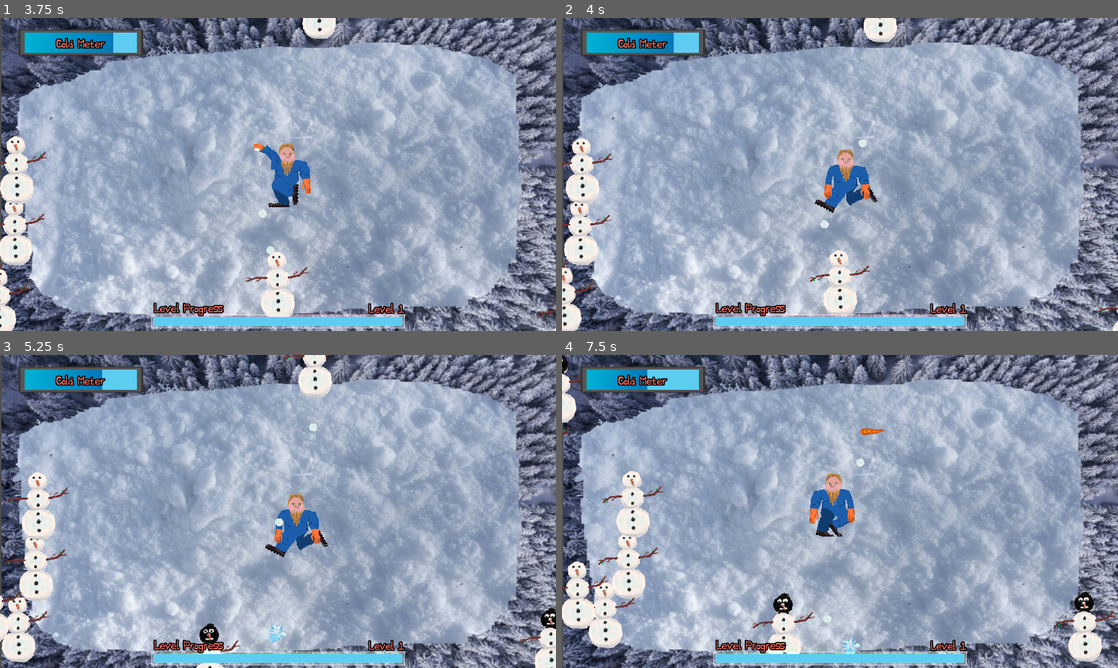
Above: before the commit, frames 1-4 (two rows, left to right).
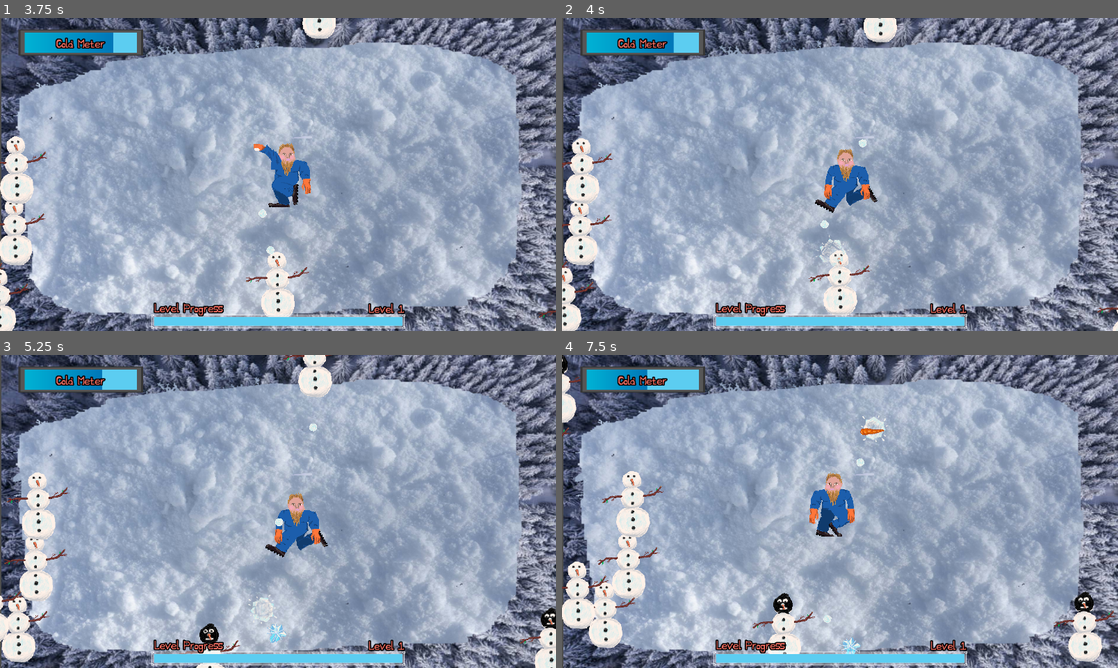
Above: after the commit, the same moments.

Repository: Parker-Vetter/snow-man-brawl
Game: Godot game, scene res://SceneManager/SceneManager.tscn
Same seed, same stepped clock (60 frames per second), same inputs: the game is played once before the commit and once after it. The engine's default icon, where the game draws it, is replaced by a stand-in: a white triangle on a blue panel in a dark square.
Inputs (mouse positions are in pixels of both pictures, inside the frame that each line leads up to):
- Up to frame 1 (3.75 s): click "Start game" at 0.5 s; move the mouse to (400, 158) at 1.27 s; hold Space (Shoot) 1.28-2.03 s; click (400, 158) at 1.42 s; move the mouse to (166, 190) at 2.02 s; tap Space (Shoot) at 2.1, 3.6 s; click (166, 190) at 2.17 s; move the mouse to (333, 105) at 2.77 s; hold Space (Shoot) 2.78-3.53 s; click (333, 105) at 2.92 s; move the mouse to (250, 237) at 3.52 s; click (250, 237) at 3.67 s
- Up to frame 2 (4 s): no input
- Up to frame 3 (5.25 s): move the mouse to (444, 558) at 4.27 s; hold Space (Shoot) 4.28-5.03 s; click (444, 558) at 4.42 s; move the mouse to (111, 464) at 5.02 s; tap Space (Shoot) at 5.1 s; click (111, 464) at 5.17 s
- Up to frame 4 (7.5 s): move the mouse to (867, 511) at 5.77 s; hold Space (Shoot) 5.78-6.53 s; click (867, 511) at 5.92 s; move the mouse to (756, 433) at 6.52 s; tap Space (Shoot) at 6.6 s; click (756, 433) at 6.67 s; move the mouse to (962, 495) at 7.27 s; hold Space (Shoot) from 7.28 s (still down); click (962, 495) at 7.42 s

Frame 1 is identical in both runs. In frame 2, 0.1% of the frame differs, in the area x 45-52%, y 69-80%; in frame 3, 0.1%; in frame 4, 0.2%, in the area x 53-59%, y 19-28%.

Commit message:
Adds snowball impact animation
Adds a visual and audio effect when a snowball hits an enemy.

Adds a reusable animation despawn script.

Updates player script to pass main game reference.

Diff:
--- /dev/null
+++ b/MainGame/Scenes/Impact.tscn
@@ -0,0 +1,78 @@
+[gd_scene format=3 uid="uid://b25d8lbjjwtxl"]
+
+[ext_resource type="Texture2D" uid="uid://dump8ebmgn8s" path="res://MainGame/Assets/snowball_impact_96px.png" id="1_t78ty"]
+[ext_resource type="Script" uid="uid://dxupb3skyil8r" path="res://MainGame/Scenes/despawnAnimationOnFinished.gd" id="2_y4gwv"]
+
+[sub_resource type="AtlasTexture" id="AtlasTexture_y4gwv"]
+atlas = ExtResource("1_t78ty")
+region = Rect2(0, 0, 96, 96)
+
+[sub_resource type="AtlasTexture" id="AtlasTexture_fijhi"]
+atlas = ExtResource("1_t78ty")
+region = Rect2(96, 0, 96, 96)
+
+[sub_resource type="AtlasTexture" id="AtlasTexture_fssgm"]
+atlas = ExtResource("1_t78ty")
+region = Rect2(192, 0, 96, 96)
+
+[sub_resource type="AtlasTexture" id="AtlasTexture_sywsm"]
+atlas = ExtResource("1_t78ty")
+region = Rect2(288, 0, 96, 96)
+
+[sub_resource type="AtlasTexture" id="AtlasTexture_oht2x"]
+atlas = ExtResource("1_t78ty")
+region = Rect2(384, 0, 96, 96)
+
+[sub_resource type="AtlasTexture" id="AtlasTexture_a5nqx"]
+atlas = ExtResource("1_t78ty")
+region = Rect2(480, 0, 96, 96)
+
+[sub_resource type="AtlasTexture" id="AtlasTexture_eul4x"]
+atlas = ExtResource("1_t78ty")
+region = Rect2(576, 0, 96, 96)
+
+[sub_resource type="AtlasTexture" id="AtlasTexture_1cq3b"]
+atlas = ExtResource("1_t78ty")
+region = Rect2(672, 0, 96, 96)
+
+[sub_resource type="SpriteFrames" id="SpriteFrames_42nno"]
+animations = [{
+"frames": [{
+"duration": 1.0,
+"texture": SubResource("AtlasTexture_y4gwv")
+}, {
+"duration": 1.0,
+"texture": SubResource("AtlasTexture_fijhi")
+}, {
+"duration": 1.0,
+"texture": SubResource("AtlasTexture_fssgm")
+}, {
+"duration": 1.0,
+"texture": SubResource("AtlasTexture_sywsm")
+}, {
+"duration": 1.0,
+"texture": SubResource("AtlasTexture_oht2x")
+}, {
+"duration": 1.0,
+"texture": SubResource("AtlasTexture_a5nqx")
+}, {
+"duration": 1.0,
+"texture": SubResource("AtlasTexture_eul4x")
+}, {
+"duration": 1.0,
+"texture": SubResource("AtlasTexture_1cq3b")
+}],
+"loop": false,
+"name": &"default",
+"speed": 5.0
+}]
+
+[node name="Impact" type="AnimatedSprite2D" unique_id=1378234466]
+sprite_frames = SubResource("SpriteFrames_42nno")
+autoplay = "default"
+frame = 7
+frame_progress = 1.0
+speed_scale = 3.21
+script = ExtResource("2_y4gwv")
+
+[connection signal="animation_finished" from="." to="." method="_on_animation_finished"]
--- /dev/null
+++ b/MainGame/Scenes/despawnAnimationOnFinished.gd
@@ -0,0 +1,5 @@
+extends AnimatedSprite2D
+
+
+func _on_animation_finished() -> void:
+		queue_free()
--- a/MainGame/Scenes/snowman_godot_mask.tscn
+++ b/MainGame/Scenes/snowman_godot_mask.tscn
@@ -6,6 +6,7 @@
 [ext_resource type="SpriteFrames" uid="uid://mmsh7fp13qnt" path="res://MainGame/Assets/snowman_frames.tres" id="4_gax2n"]
 [ext_resource type="Texture2D" uid="uid://dvthya88r48s" path="res://zacks sprites/masks/snowman_skimask.png" id="5_u2mei"]
 [ext_resource type="Texture2D" uid="uid://dosvrq2iqensl" path="res://godot_mask.png" id="6_ft7nw"]
+[ext_resource type="AudioStream" uid="uid://ctue4op1kwntv" path="res://MainGame/Effects/splat.mp3" id="7_ft7nw"]
 
 [sub_resource type="Resource" id="Resource_eqmxu"]
 script = ExtResource("2_lck5g")
@@ -112,3 +113,6 @@
 [node name="CollisionPolygon2D" type="CollisionPolygon2D" parent="HitBox" unique_id=398578801]
 position = Vector2(0, -107)
 polygon = PackedVector2Array(15, 8, 46, 20, 58, 51, 51, 85, 33, 108, 3, 115, -32, 107, -53, 81, -59, 54, -54, 30, -25, 8, -42, -21, -37, -47, -28, -64, -37, -91, -24, -113, -3, -119, 18, -112, 28, -90, 26, -70, 13, -61, 36, -44, 37, -11)
+
+[node name="Splat" type="AudioStreamPlayer" parent="." unique_id=736861326]
+stream = ExtResource("7_ft7nw")
--- a/MainGame/Scenes/snowman_ski_mask.tscn
+++ b/MainGame/Scenes/snowman_ski_mask.tscn
@@ -3,6 +3,7 @@
 [ext_resource type="Script" uid="uid://c6nlovgcwvimh" path="res://MainGame/Scripts/snowman.gd" id="1_bnixn"]
 [ext_resource type="Script" uid="uid://bmmmaippun6sc" path="res://MainGame/Scripts/drop_table_entry.gd" id="2_0n1fg"]
 [ext_resource type="Resource" uid="uid://byx4sltc2ddcj" path="res://Resources/ski_mask.tres" id="3_4j0po"]
+[ext_resource type="AudioStream" uid="uid://ctue4op1kwntv" path="res://MainGame/Effects/splat.mp3" id="6_rvbdb"]
 [ext_resource type="SpriteFrames" uid="uid://mmsh7fp13qnt" path="res://MainGame/Assets/snowman_frames.tres" id="7_uh4vn"]
 [ext_resource type="Texture2D" uid="uid://dvthya88r48s" path="res://zacks sprites/masks/snowman_skimask.png" id="8_re8tw"]
 
@@ -107,3 +108,6 @@
 [node name="CollisionPolygon2D" type="CollisionPolygon2D" parent="HitBox" unique_id=398578801]
 position = Vector2(0, -107)
 polygon = PackedVector2Array(15, 8, 46, 20, 58, 51, 51, 85, 33, 108, 3, 115, -32, 107, -53, 81, -59, 54, -54, 30, -25, 8, -42, -21, -37, -47, -28, -64, -37, -91, -24, -113, -3, -119, 18, -112, 28, -90, 26, -70, 13, -61, 36, -44, 37, -11)
+
+[node name="Splat" type="AudioStreamPlayer" parent="." unique_id=2054200261]
+stream = ExtResource("6_rvbdb")
--- a/MainGame/Scripts/player.gd
+++ b/MainGame/Scripts/player.gd
@@ -107,6 +107,7 @@
 	if origin == null:
 		origin = bulletOrigin
 	var instance = projectile.instantiate()
+	instance.main = main
 	var shootAngle = position.direction_to(target.global_position).angle()
 	instance.dir = shootAngle - PI / 2
 	var originPos = origin.position
--- a/MainGame/Scripts/projectile.gd
+++ b/MainGame/Scripts/projectile.gd
@@ -6,6 +6,8 @@
 var spinSpeed: float
 var damage: float
 var gameData: GameData
+var main: MainGame
+@onready var impact = load("res://MainGame/Scenes/Impact.tscn")
 
 func _ready() -> void:
 	global_position = spawnPos
@@ -23,6 +25,11 @@
 
 func _on_body_entered(body: Node2D) -> void:
 	if body.is_in_group("enemies"):
+		var instance = impact.instantiate()
+		instance.global_position = global_position
+		instance.rotation = rotation
+		main.add_child.call_deferred(instance)
+
 		if body.has_method("take_damage"):
 			body.take_damage(gameData.snowball_damage)
 		queue_free()
Binary file added: MainGame/Assets/snowball_impact_96px.png
Not shown, added: MainGame/Assets/snowball_impact_96px.png.import
Not shown, added: MainGame/Scenes/despawnAnimationOnFinished.gd.uid
Not shown, added: export_presets.cfg
